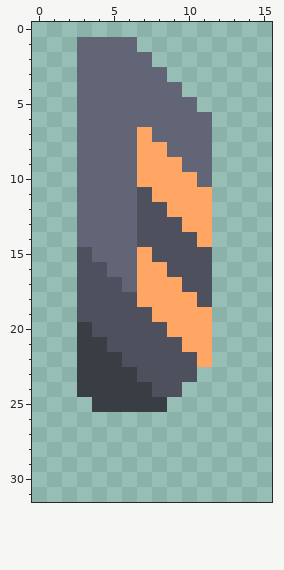
Pixel-art sprite: sprites/units/pin-gun.png. Above, as it was before the edit.
The file is 24x36 pixels. The old version is drawn lined up with the new one, on the new canvas.
The same view after the edit:
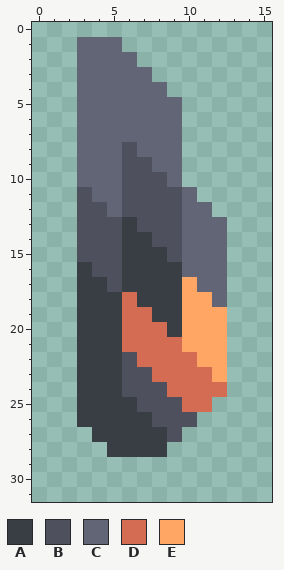
Palette (. is transparent): A #393d44  B #4e515d  C #626575  D #d46c54  E #ffa665
Changes in this commit:
canvas 24x36 -> 16x32, the old top-left corner now at -5,-4 (the part of the old canvas that was cut away was empty and is not shown)
Changed rows in their new state; - is an unchanged pixel.
first column x 3:
 1 ---.------
 2 ----.-----
 3 -----.----
 4 ------.---
 5 -------.--
 6 -------..-
 7 ----C--..-
 8 ---BCC-..-
 9 ---BBCC..-
10 ---BBBC..-
11 B--B-BBC.-
12 BB-B--BCC-
13 BBBA---CCC
14 BBBAA--CCC
15 -BBAAA-CCC
16 A-BAAAACCC
17 AA-AAAAECC
18 AAADAAA-EC
19 AAADDAA--E
20 -AADDDA--E
21 --ADDDD--E
22 ----DDDD-E
23 ---B-DDDDE
24 ---BB-DDDD
25 A---BBBDD-
26 AAAAABBB--
27 -AAAAAB---
28 --AAAA----
Where, in picture pixels (left, top, right, bottom), the same in both pictures:
changed: (77, 37, 227, 457)
